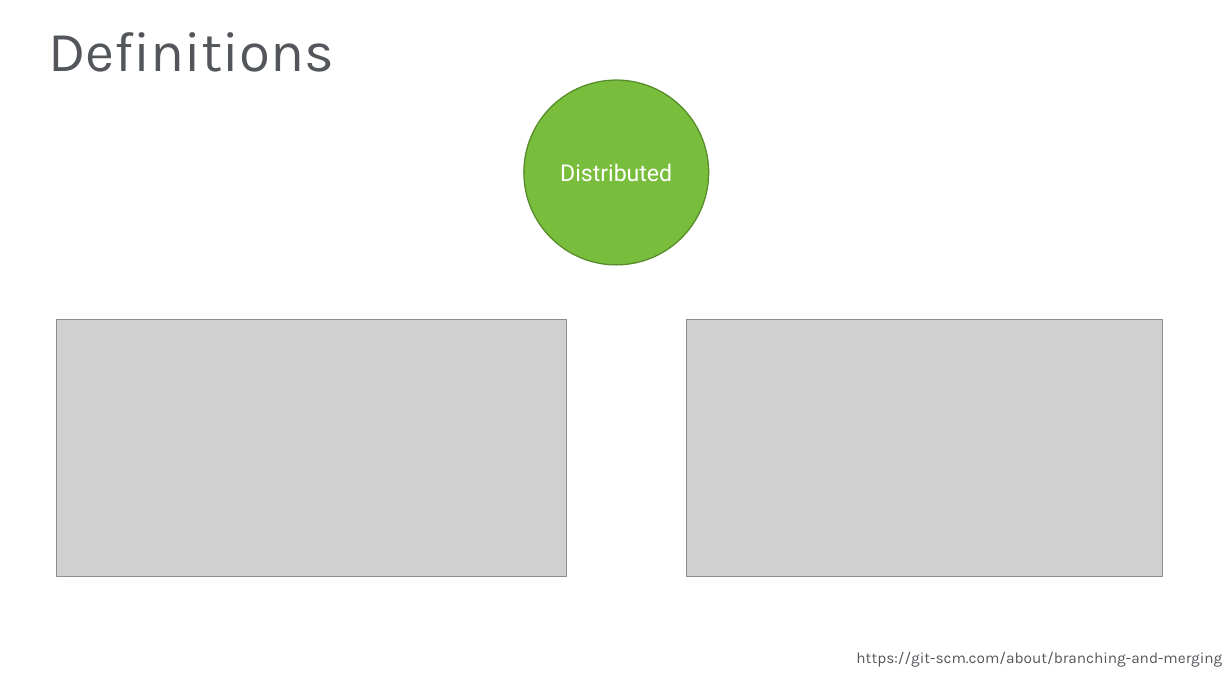
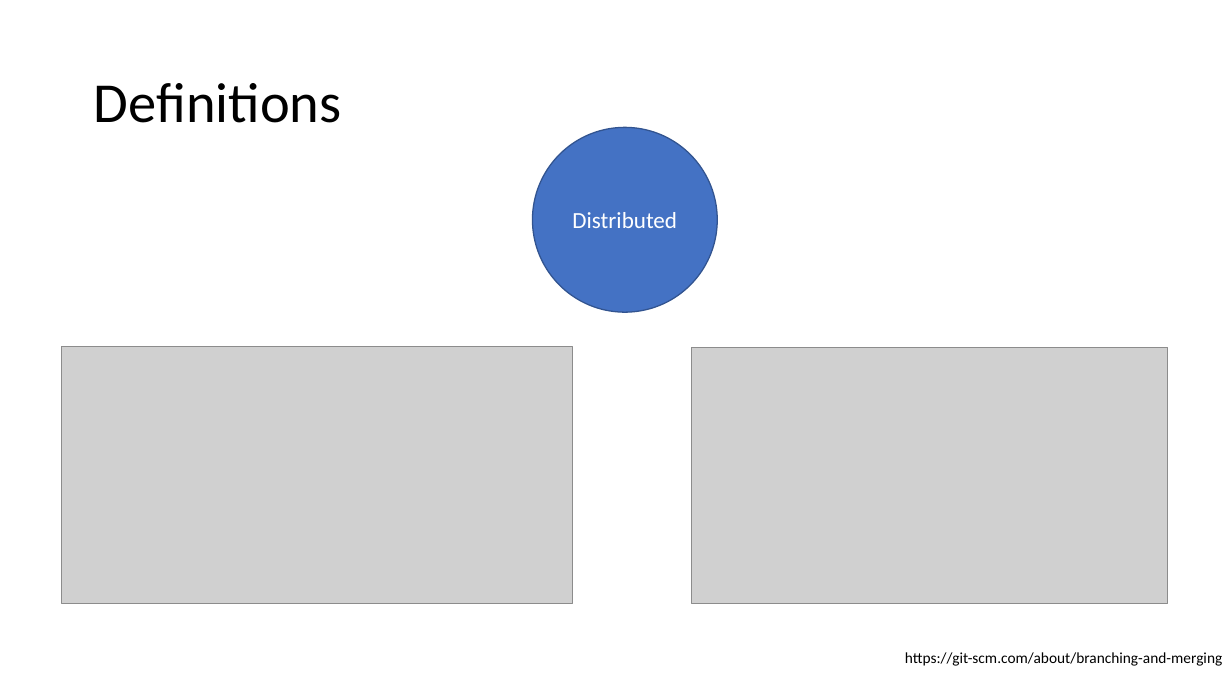
Before and after one commit to JasonBock/Presentations, a slide deck: slide 9 of Getting Git.pptx. Drawn at 1232x693 pixels with LibreOffice and Linux fonts; fonts in the diff are those of the drawing; grey boxes stand for pictures; background and template pictures are left out. Boxes give left, top, right and bottom in pixels: in the first picture for what was removed or moved away, otherwise in the second. Text is boxed around its words. In the diff, an @@ line names an element or a change of style, - is before the commit and + after.

```diff
--- a/Getting Git.pptx
+++ b/Getting Git.pptx
@@ title "Definitions": place and size @@
-title "Definitions" at (48, 32, 334, 72)
+title "Definitions" at (94, 83, 342, 123)
@@ title "Definitions" at (94, 83, 342, 123): font Karla to Calibri, text colour #53565A to #000000 @@
@@ ellipse "Distributed": place and size @@
-ellipse "Distributed" at (524, 80, 709, 265)
+ellipse "Distributed" at (532, 128, 717, 312)
@@ ellipse "Distributed" at (532, 128, 717, 312): font Roboto to Calibri; fill #78BE3C to #4472C4; outline #598D2C 1 pt to #325491 1 pt @@
@@ picture: place and size @@
-picture at (56, 320, 567, 577)
+picture at (62, 347, 572, 604)
@@ picture: place and size @@
-picture at (687, 320, 1163, 577)
+picture at (692, 348, 1168, 604)
@@ text "https://git-scm.com/about/branching-and-merging" at (905, 652, 1222, 666): font Karla to Calibri, text colour #53565A to #000000 @@
@@ text "https://git-scm.com/about/branching-and-merging": place and size @@
-text "https://git-scm.com/about/branching-and-merging" at (856, 651, 1222, 667)
+text "https://git-scm.com/about/branching-and-merging" at (905, 652, 1222, 666)
```
Also in this commit, not shown: 20 other slides changed, 1 slide removed.
